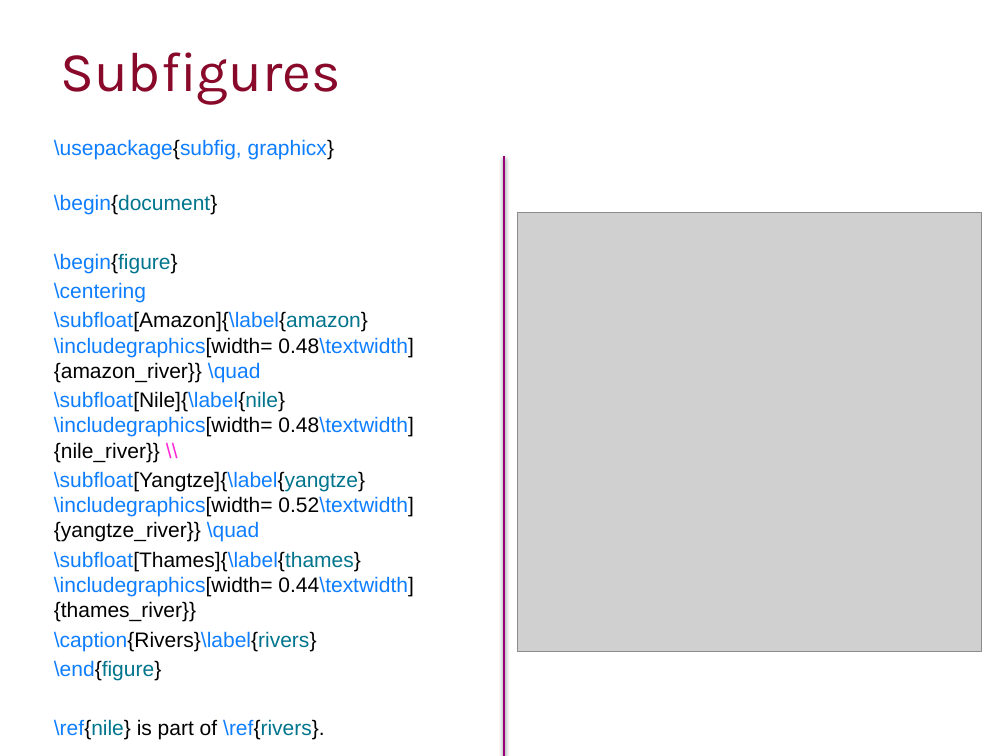
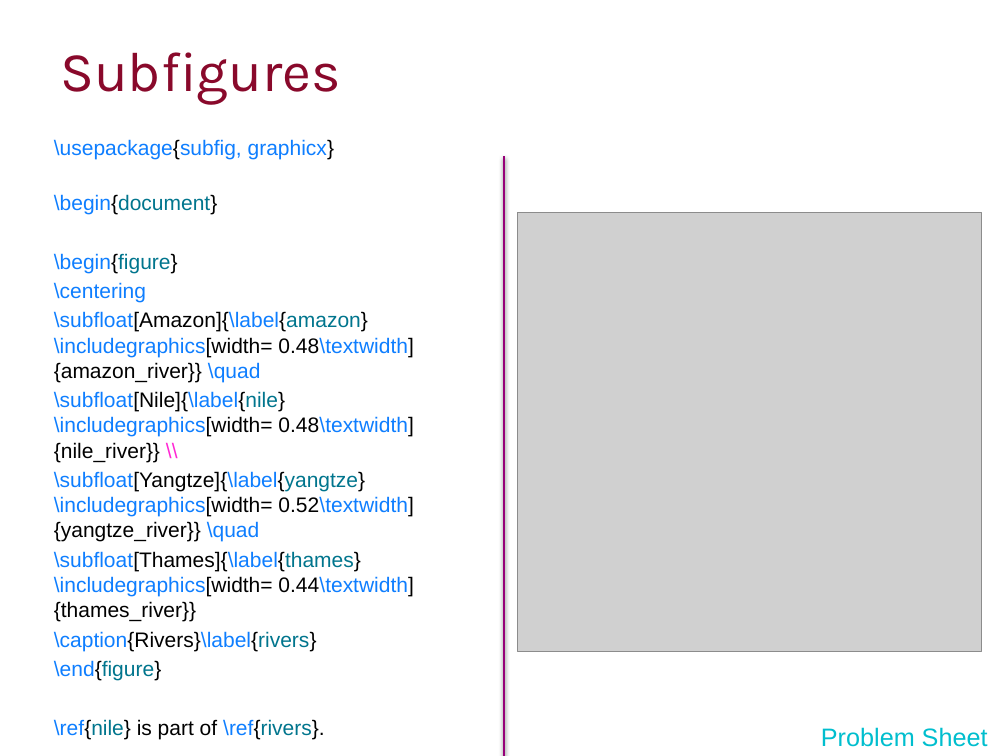
Before and after one commit to ImperialCollegeLondon/RCDS-writing-theses-in-latex, a slide deck: slide 28 of Writing Theses in Latex Slides.pptx. Drawn at 1008x756 pixels with LibreOffice and Linux fonts; fonts in the diff are those of the drawing; grey boxes stand for pictures; background and template pictures are left out. Boxes give left, top, right and bottom in pixels: in the first picture for what was removed or moved away, otherwise in the second. Text is boxed around its words. In the diff, an @@ line names an element or a change of style, - is before the commit and + after.

```diff
--- a/Writing Theses in Latex Slides.pptx
+++ b/Writing Theses in Latex Slides.pptx
@@ text added at bbox=[821, 727, 988, 747], 18 pt, text #00BECE @@
+Problem Sheet
```
Also in this commit, not shown: 2 other files.
